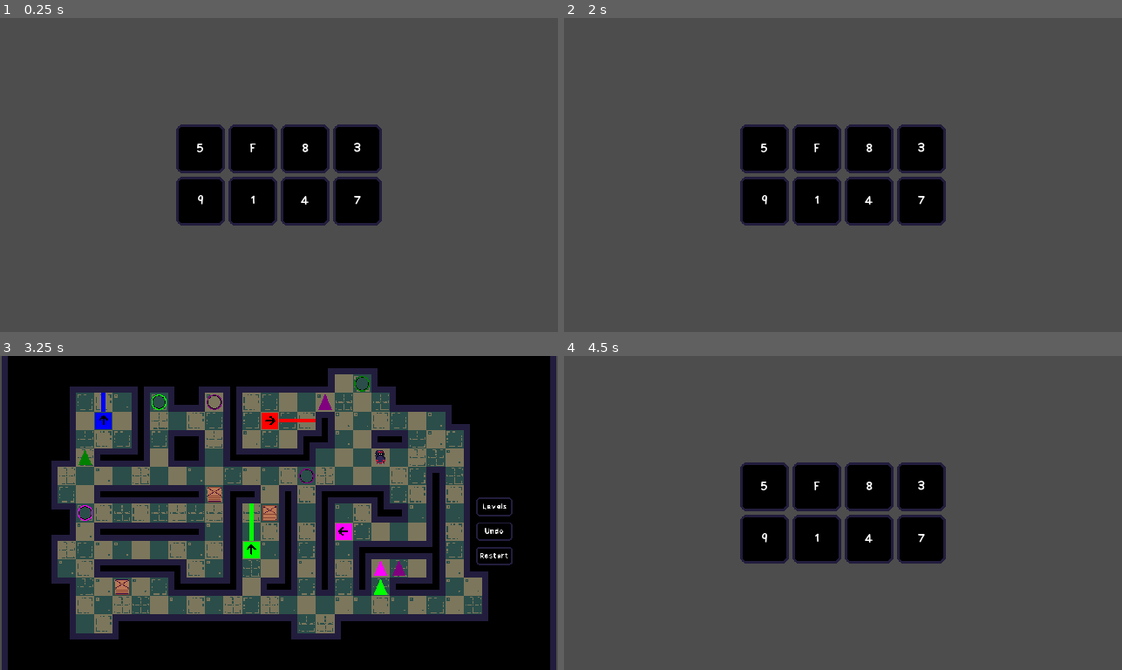
Above: before the commit, frames 1-4 (two rows, left to right).
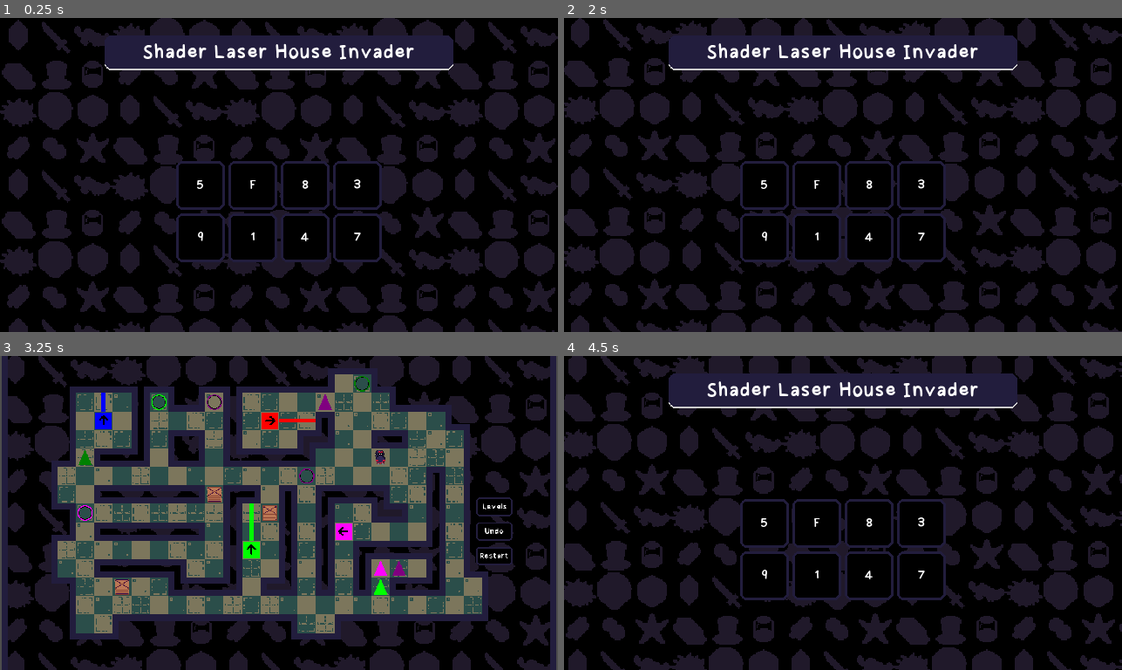
Above: after the commit, the same moments.

Repository: danielday-dev/PirateJam15
Game: Godot game, scene res://Scenes/LevelSelect.tscn
The game is run twice, just before and just after one commit, with the same random seed, the same clock (stepped at 60 frames per second) and the same inputs.
Inputs:
- Up to frame 1 (0.25 s): no input
- Up to frame 2 (2 s): click "5" at 0.5 s; click "Levels" at 1.25 s
- Up to frame 3 (3.25 s): hold D (player_movement_right) 2.03-2.75 s; tap Z (player_undo) at 2.1 s; click "F" at 2.75 s
- Up to frame 4 (4.5 s): click "Levels" at 3.5 s; hold S (player_movement_down) from 4.28 s (still down); tap Z (player_undo) at 4.35 s

The runs differ from the first frame. In frame 1, 93% of the frame differs, in the area x 0-100%, y 0-100%; in frame 2, 93%; in frame 3, 19%; in frame 4, 93%.

Commit message:
Menu + Level background added.

Diff:
--- /dev/null
+++ b/Assets/Background/Background.gdshader
@@ -0,0 +1,20 @@
+shader_type canvas_item;
+
+uniform sampler2D backgroundImage : filter_nearest, repeat_enable;
+const float backgroundImageRatio = (96.0f / 640.0f) / (128.0f / 360.0f);
+
+uniform float movementSpeed = 0.01;
+
+void fragment() {
+	if (COLOR.r == 0.0 && COLOR.g == 0.0 && COLOR.b == 0.0) {
+		vec2 offset = vec2(TIME, TIME) * movementSpeed;
+		vec2 uv = SCREEN_UV * 5.0;
+		uv *= vec2(1.0, backgroundImageRatio);
+		uv += offset;
+
+		uv.y += floor(uv.x) * 0.25 * 2.0;
+
+
+		COLOR = texture(backgroundImage, uv);
+	}
+}
--- /dev/null
+++ b/Assets/Background/Background.tres
@@ -0,0 +1,9 @@
+[gd_resource type="ShaderMaterial" load_steps=3 format=3 uid="uid://b86ugiwyyg5jt"]
+
+[ext_resource type="Shader" path="res://Assets/Background/Background.gdshader" id="1_5w6rt"]
+[ext_resource type="Texture2D" uid="uid://chlqvytcrmyqd" path="res://Assets/Background/Background.png" id="2_8a5tc"]
+
+[resource]
+shader = ExtResource("1_5w6rt")
+shader_parameter/backgroundImageRatio = 0.422
+shader_parameter/backgroundImage = ExtResource("2_8a5tc")
--- a/Assets/GUI/MainTheme.tres
+++ b/Assets/GUI/MainTheme.tres
@@ -89,6 +89,20 @@
 corner_detail = 5
 anti_aliasing = false
 
+[sub_resource type="StyleBoxFlat" id="StyleBoxFlat_nw41g"]
+content_margin_left = 0.0
+content_margin_top = 0.0
+content_margin_right = 0.0
+content_margin_bottom = 0.0
+bg_color = Color(0.133333, 0.113725, 0.239216, 1)
+border_width_bottom = 2
+corner_radius_top_left = 8
+corner_radius_top_right = 8
+corner_radius_bottom_right = 8
+corner_radius_bottom_left = 8
+corner_detail = 5
+anti_aliasing = false
+
 [resource]
 default_font = ExtResource("1_6qb1p")
 default_font_size = 40
@@ -113,3 +127,4 @@
 Button/styles/hover = SubResource("StyleBoxFlat_os538")
 Button/styles/normal = SubResource("StyleBoxFlat_4fqbk")
 Button/styles/pressed = SubResource("StyleBoxFlat_adw6e")
+PanelContainer/styles/panel = SubResource("StyleBoxFlat_nw41g")
--- a/Assets/LevelSelect/LevelSelect.gd
+++ b/Assets/LevelSelect/LevelSelect.gd
@@ -45,4 +45,4 @@
 	for i in range(min(levelPaths.size(), levelNames.size())):
 		var instance : Control = levelGoto.instantiate();
 		instance.setLevel(levelNames[i], levelPaths[i]);
-		$HBox/VBox/Grid.add_child(instance);
+		$VBox/Grid.add_child(instance);
--- a/Assets/Levels/LevelBase.tscn
+++ b/Assets/Levels/LevelBase.tscn
@@ -8,6 +8,7 @@
 [ext_resource type="Script" path="res://Assets/Levels/Floor.gd" id="3_yhxxa"]
 [ext_resource type="TileSet" uid="uid://bwvt7r64dbdjs" path="res://Assets/Levels/Tilesets/BackgroundEntities.tres" id="4_l05dv"]
 [ext_resource type="Script" path="res://Assets/Levels/Lighting.gd" id="5_d8cb2"]
+[ext_resource type="Material" uid="uid://b86ugiwyyg5jt" path="res://Assets/Background/Background.tres" id="5_vi568"]
 [ext_resource type="Script" path="res://Assets/Levels/Wiring.gd" id="7_qv88h"]
 [ext_resource type="Theme" uid="uid://cuj4xxk1q18g6" path="res://Assets/GUI/MainTheme.tres" id="10_ychug"]
 
@@ -32,6 +33,7 @@
 metadata/_edit_lock_ = true
 
 [node name="Walls" type="TileMap" parent="Objects"]
+material = ExtResource("5_vi568")
 tile_set = ExtResource("1_7reon")
 format = 2
 metadata/_edit_lock_ = true
--- a/Scenes/LevelSelect.tscn
+++ b/Scenes/LevelSelect.tscn
@@ -1,8 +1,9 @@
-[gd_scene load_steps=4 format=3 uid="uid://dc1f2ce4tmjiu"]
+[gd_scene load_steps=5 format=3 uid="uid://dc1f2ce4tmjiu"]
 
 [ext_resource type="Theme" uid="uid://cuj4xxk1q18g6" path="res://Assets/GUI/MainTheme.tres" id="1_6v3vl"]
 [ext_resource type="PackedScene" uid="uid://8bn5wiq2ayda" path="res://Assets/LevelSelect/LevelGoto.tscn" id="1_ar7pr"]
 [ext_resource type="Script" path="res://Assets/LevelSelect/LevelSelect.gd" id="1_re3p7"]
+[ext_resource type="Material" uid="uid://b86ugiwyyg5jt" path="res://Assets/Background/Background.tres" id="4_1vpcj"]
 
 [node name="LevelSelector" type="Control"]
 layout_mode = 3
@@ -13,7 +14,17 @@
 script = ExtResource("1_re3p7")
 levelGoto = ExtResource("1_ar7pr")
 
-[node name="HBox" type="HBoxContainer" parent="."]
+[node name="Background" type="ColorRect" parent="."]
+material = ExtResource("4_1vpcj")
+layout_mode = 1
+anchors_preset = 15
+anchor_right = 1.0
+anchor_bottom = 1.0
+grow_horizontal = 2
+grow_vertical = 2
+color = Color(0, 0, 0, 1)
+
+[node name="VBox" type="VBoxContainer" parent="."]
 layout_mode = 1
 anchors_preset = 15
 anchor_right = 1.0
@@ -22,10 +33,27 @@
 grow_vertical = 2
 alignment = 1
 
-[node name="VBox" type="VBoxContainer" parent="HBox"]
+[node name="MarginContainer" type="MarginContainer" parent="VBox"]
+custom_minimum_size = Vector2(0, 80)
 layout_mode = 2
-alignment = 1
 
-[node name="Grid" type="GridContainer" parent="HBox/VBox"]
+[node name="Panel" type="PanelContainer" parent="VBox/MarginContainer"]
+custom_minimum_size = Vector2(400, 40)
 layout_mode = 2
+size_flags_horizontal = 4
+size_flags_vertical = 6
+size_flags_stretch_ratio = 0.0
+
+[node name="Label" type="Label" parent="VBox/MarginContainer/Panel"]
+layout_mode = 2
+theme_override_font_sizes/font_size = 60
+text = "Shader Laser House Invader"
+horizontal_alignment = 1
+vertical_alignment = 1
+text_overrun_behavior = 4
+
+[node name="Grid" type="GridContainer" parent="VBox"]
+layout_mode = 2
+size_flags_horizontal = 4
+size_flags_vertical = 6
 columns = 4
Binary file added: Assets/Background/Background.png
Not shown, added: Assets/Background/Background.png.import
Not shown: 1 places in Assets/GUI/MainTheme.tres that only renumber resources
Not shown: 1 places in Assets/Levels/LevelBase.tscn that only renumber resources
